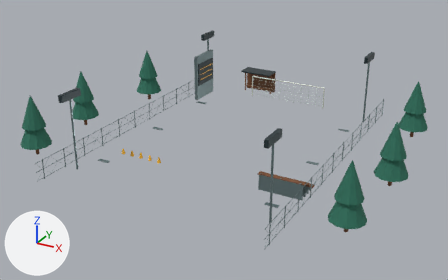
Before and after pictures for a commit that changed the Blender file assets/source/blender/salmon_creek_opening_foundry.blend.
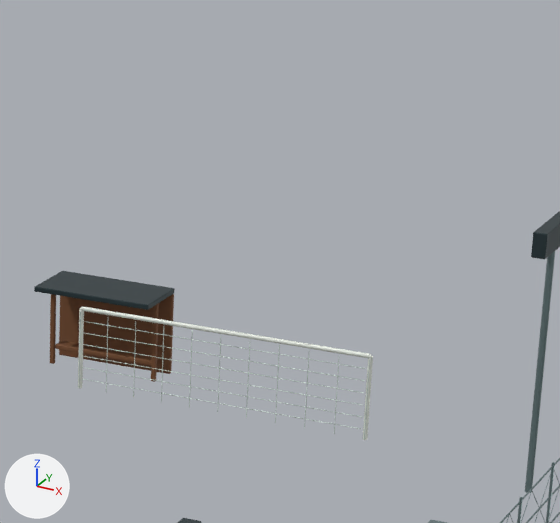
Each version is shown whole from a 50 mm lens placed at (29.7, -55.4, 28.1), pointed at (-0.5, -0.6, 0.8), then close up on the part from 52% to 83% of the width and 0% to 46% of the height. Lighting does not change. The marker at lower left points along +X, +Y and +Z. The last two pictures show the newer version.

The older version as bpy lines, for what is in view:
```python
ob_openingkit_field_cream = bpy.data.objects.new('OpeningKit_Field_Cream', me_cylinder)
ob_openingkit_field_cream.location = (-5.0, 15.5, 1.43)
ob_openingkit_field_cream.rotation_euler = (0.0, 0.0, 3.142)  # degrees (0, 0, 180)
ob_openingkit_rain_darkened_cedar = bpy.data.objects.new('OpeningKit_Rain_Darkened_Cedar', me_cube_001)
ob_openingkit_rain_darkened_cedar.location = (9.5, -5.4, 0.34)
ob_openingkit_rain_municipal_steel = bpy.data.objects.new('OpeningKit_Rain_Municipal_Steel', me_cylinder_020)
ob_openingkit_rain_municipal_steel.location = (-12.2, 17.0, 1.07)
ob_openingkit_rain_municipal_steel.rotation_euler = (0.0, 0.0, 3.142)  # degrees (0, 0, 180)
ob_openingkit_storm_charcoal = bpy.data.objects.new('OpeningKit_Storm_Charcoal', me_cube_010)
ob_openingkit_storm_charcoal.location = (-10.45, 12.5, 3.45)
# also in view: 'OpeningKit_Goal_Rope' at (0.0, 15.4, 1.4)
```
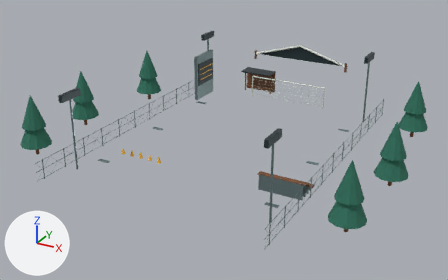
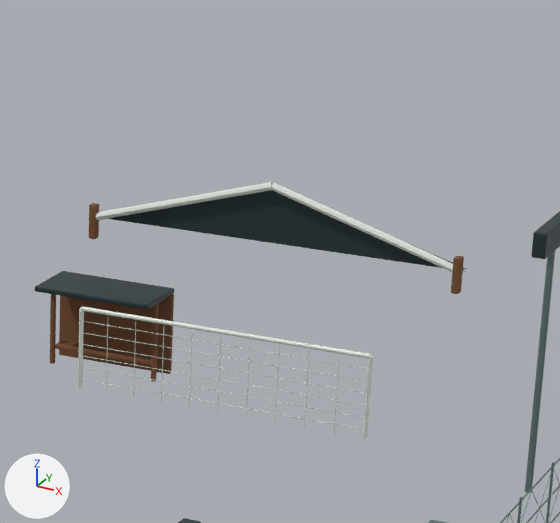
Commit message: Author Salmon Creek shed crest presentation kit

Where the newer file only moved an object's origin or applied its transform, the numbers keep the older frame.

Edits to the bpy script that builds the scene:
```text
Change me_cylinder:
    used by ob_openingkit_field_cream; location = (-5.0, 15.5, 1.43); rotation_euler = (0.0, 0.0, 3.142), in degrees (0, 0, 180)
    remove me_cylinder.from_pydata(...)  # 72 vertices, 42 faces; spans x -10.07..0.08, y -0.08..0.08, z -1.38..1.45
    add me_cylinder.from_pydata(...)  # 104 vertices, 62 faces; spans x -11.44..1.44, y -3.82..0.08, z -1.38..5.39
    me_cylinder part 1: a new loose piece of 16 vertices spanning x -5.04..1.44, y -3.82..-3.55, z 3.24..5.39, in mat_field_cream (white #e5eae1)
    me_cylinder part 2: a new loose piece of 16 vertices spanning x -11.44..-4.96, y -3.82..-3.55, z 3.24..5.39, in mat_field_cream (white #e5eae1)
Change me_cube_001:
    used by ob_openingkit_rain_darkened_cedar; location = (9.5, -5.4, 0.34)
    remove me_cube_001.from_pydata(...)  # 172 vertices, 114 faces; spans x -27.7..8.7, y -6.8..23.8, z -0.3..2.6
    add me_cube_001.from_pydata(...)  # 188 vertices, 126 faces; spans x -27.7..8.7, y -6.8..24.7, z -0.3..4.9
    me_cube_001 part 3: a new loose piece, a box spanning x -16.03..-15.77, y 24.43..24.73, z 3.71..4.89, in mat_rain_darkened_cedar (brown #794d2f)
    me_cube_001 part 4: a new loose piece, a box spanning x -3.23..-2.97, y 24.43..24.73, z 3.71..4.89, in mat_rain_darkened_cedar (brown #794d2f)
Change me_cube_010:
    used by ob_openingkit_storm_charcoal; location = (-10.45, 12.5, 3.45)
    remove me_cube_010.from_pydata(...)  # 48 vertices, 36 faces; spans x -0.6..21.5, y -26.6..5.9, z -1.5..4.9
    add me_cube_010.from_pydata(...)  # 54 vertices, 41 faces; spans x -5.9..16.1, y -31.6..2.2, z -0.9..5.4
    me_cube_010 part 5: the loose piece of 8 vertices spanning x 21.0..21.5, y -26.6..-23.9, z 4.1..4.9 is moved by (-5.4, -4.9, 0.5)
    me_cube_010 part 6: 6 vertices added at x -1.2..11.4, y 2.0..2.2, z 1.9..3.7
    other edits to the shape of me_cube_010 do not show in these pictures
Change ob_openingkit_storm_charcoal:
    ob_openingkit_storm_charcoal.location: (-10.45, 12.5, 3.45) -> (-5.1, 17.4, 2.9)
```

Where the change shows, as pixel boxes [x1, y1, x2, y2] in the close-ups (560 x 523 px; the box of a moved part takes in the faces that stretch with it):
'OpeningKit_Storm_Charcoal', reshaped, moved
    before: [34, 211, 560, 523]
    after: [35, 190, 560, 523]
'OpeningKit_Rain_Darkened_Cedar', reshaped
    before: [50, 294, 174, 382]
    after: [50, 203, 464, 382]
'OpeningKit_Field_Cream', reshaped (27% wider, 92% taller)
    before: [78, 306, 373, 440]
    after: [78, 182, 453, 440]
part 1 of me_cylinder, added
    after: [96, 182, 273, 220]
part 2 of me_cylinder, added
    after: [271, 183, 453, 272]
part 3 of me_cube_001, added
    after: [89, 203, 99, 239]
part 4 of me_cube_001, added
    after: [451, 256, 464, 294]
part 5 of me_cube_010, moved or reshaped
    before: [178, 518, 202, 523]
    after: [178, 518, 201, 523]
part 6 of me_cube_010, added
    after: [108, 190, 468, 271]
